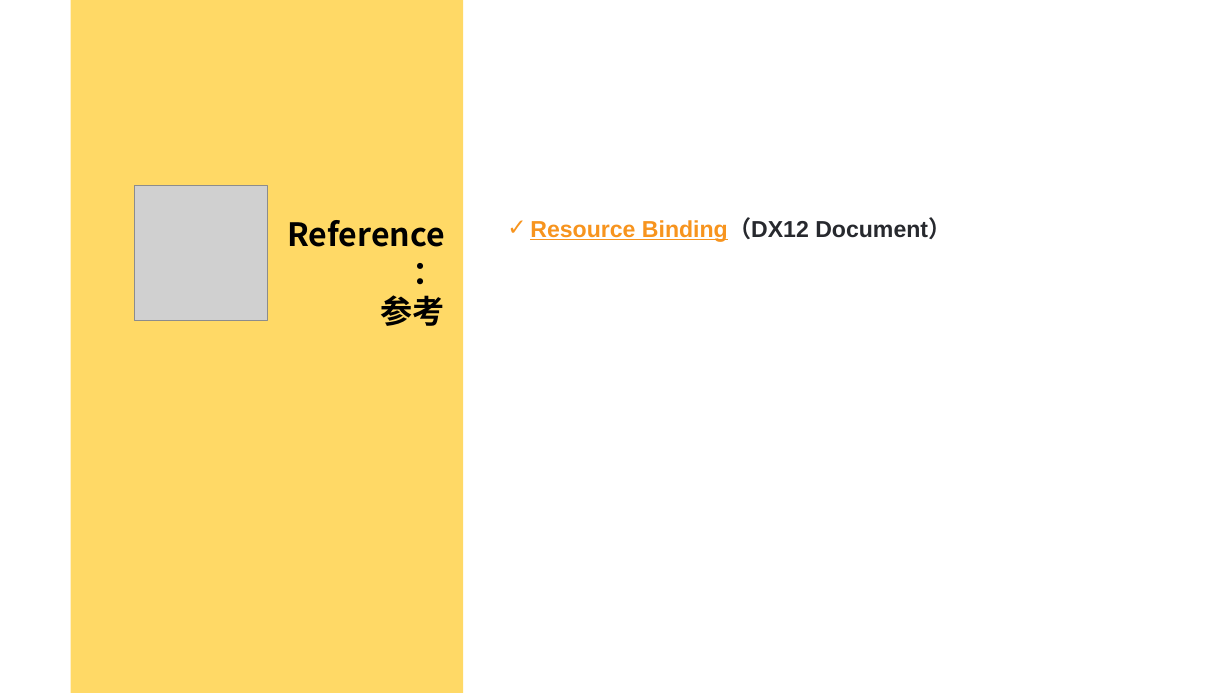
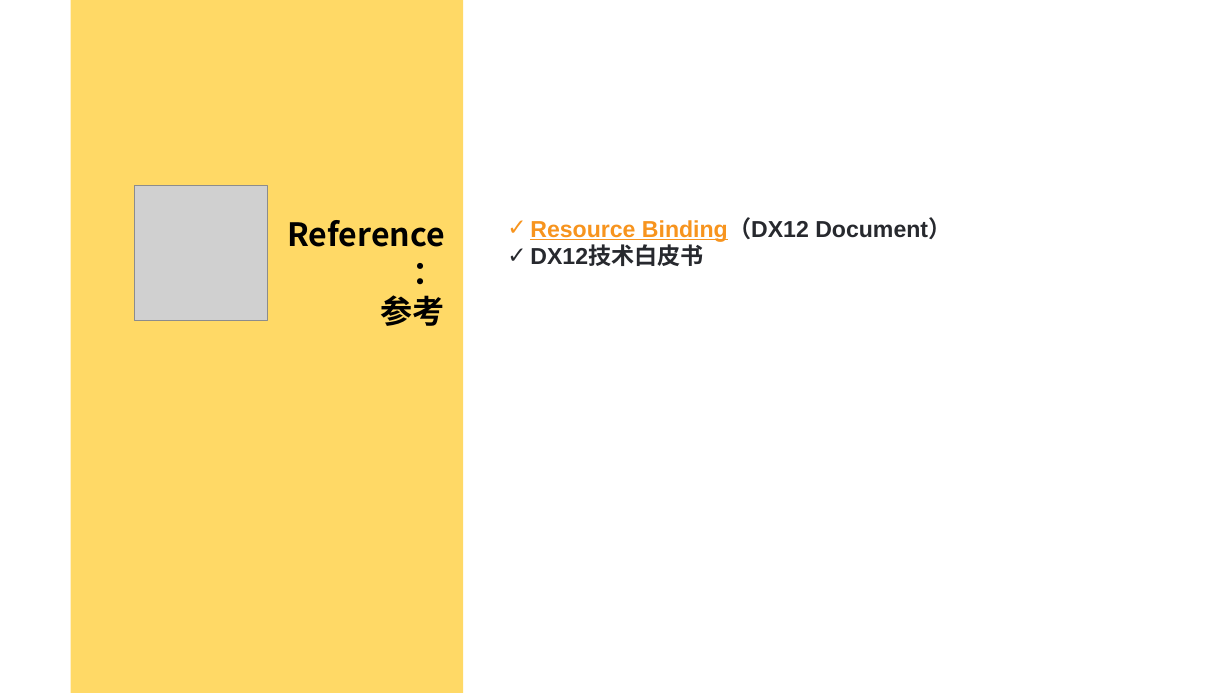
Before and after one commit to doomlover/KSGameEngineTutorials, a slide deck: slide 32 of PPTs/05.深入DX12绘制二.pptx (slide 26 before the commit). Drawn at 1232x693 pixels with LibreOffice and Linux fonts; fonts in the diff are those of the drawing; grey boxes stand for pictures. Boxes give left, top, right and bottom in pixels: in the first picture for what was removed or moved away, otherwise in the second. Text is boxed around its words. In the diff, an @@ line names an element or a change of style, - is before the commit and + after.

```diff
--- a/PPTs/05.深入DX12绘制二.pptx
+++ b/PPTs/05.深入DX12绘制二.pptx
@@ text at [530, 246, 703, 266]: paragraph added @@
+✓ DX12技术白皮书
```
Also in this commit, not shown: 12 other slides changed, 8 slides added, 2 slides removed, 1 other file.
